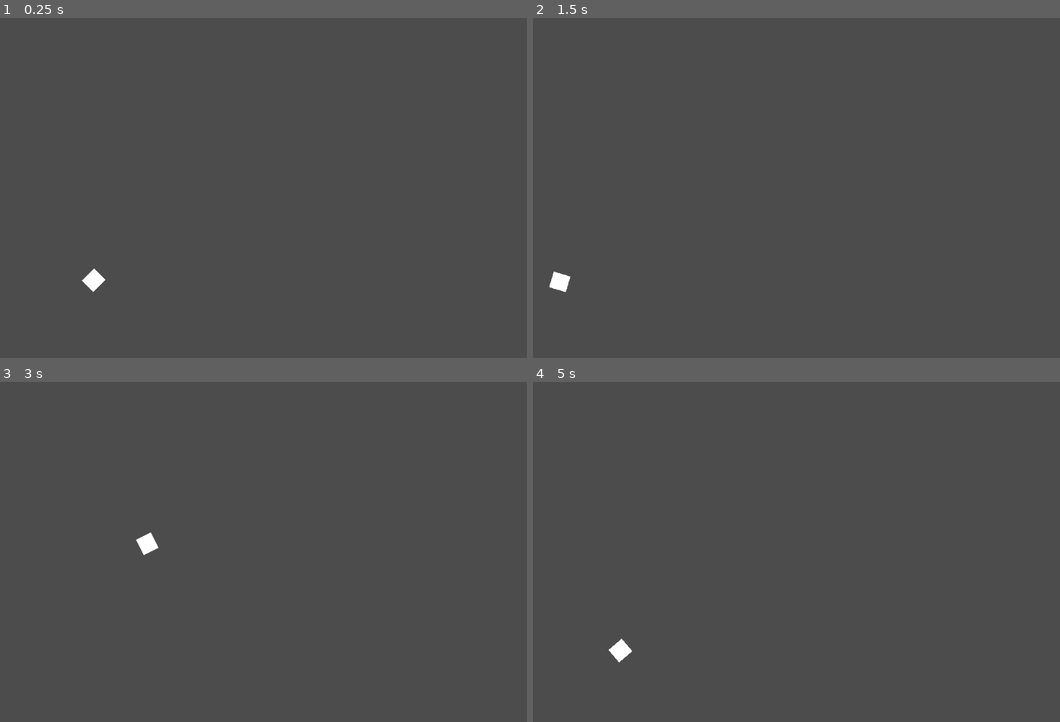
Above: before the commit, frames 1-4 (two rows, left to right).
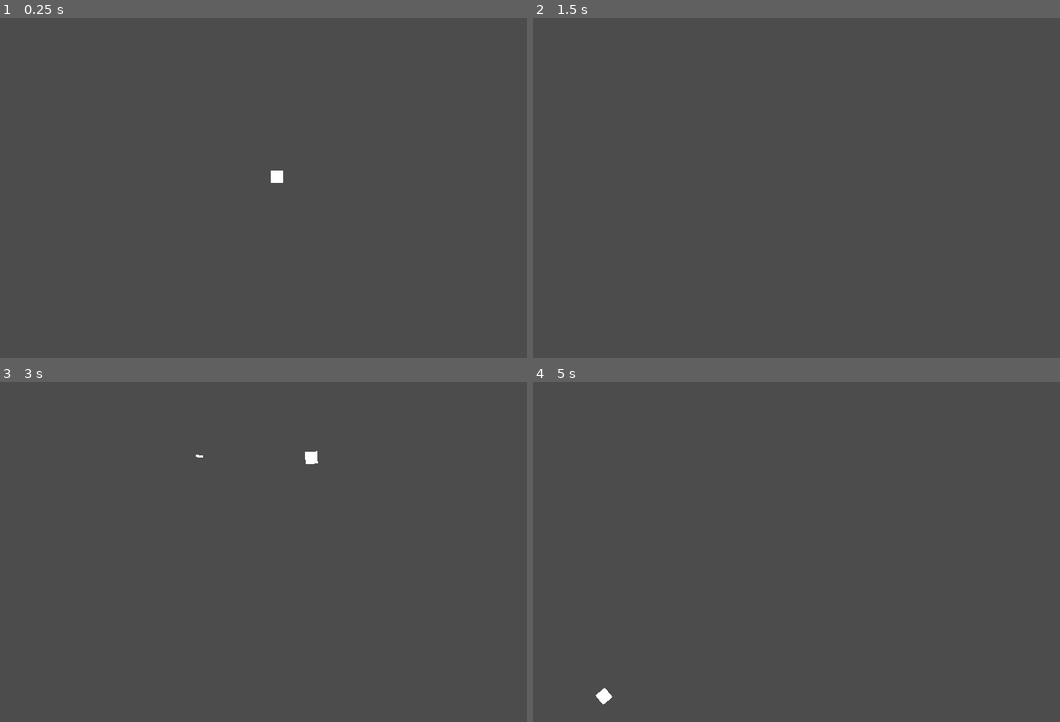
Above: after the commit, the same moments.

Repository: ezzeldien-farrag/shooterGame
Game: Godot game, scene res://pics/Game/Game.tscn
Same seed, same stepped clock (60 frames per second), same inputs: the game is played once before the commit and once after it. Before the commit the project starts from res://pics/World.tscn.
Inputs (mouse positions are in pixels of both pictures, inside the frame that each line leads up to):
- Up to frame 1 (0.25 s): no input
- Up to frame 2 (1.5 s): tap Enter at 0.5 s; move the mouse to (954, 171) at 0.52 s; hold D (right, bound only before the commit) 0.53-1.28 s; click (954, 171) at 0.6 s; move the mouse to (706, 205) at 1.27 s; hold S (down, bound only before the commit) from 1.28 s (still down); click (706, 205) at 1.35 s
- Up to frame 3 (3 s): move the mouse to (347, 477) at 2.02 s; release S (down, bound only before the commit) at 2.03 s; hold D (right, bound only before the commit) 2.03-2.78 s; click (347, 477) at 2.1 s; tap Space at 2.75 s; move the mouse to (263, 620) at 2.77 s; hold W (up, bound only before the commit) from 2.78 s (still down); click (263, 620) at 2.85 s
- Up to frame 4 (5 s): move the mouse to (996, 603) at 3.52 s; release W (up, bound only before the commit) at 3.53 s; hold A (left, bound only before the commit) from 3.53 s (still down); click (996, 603) at 3.6 s; move the mouse to (648, 501) at 4.27 s; click (648, 501) at 4.35 s

The runs differ from the first frame. In frame 1, 0.2% of the frame differs, in the area x 15-54%, y 44-81%; in frame 2, 0.2%; in frame 3, 0.3%, in the area x 25-61%, y 20-51%; in frame 4, 0.3%.

Commit message:
finalize shooter

Diff:
--- /dev/null
+++ b/pics/Game/Game.tscn
@@ -0,0 +1,22 @@
+[gd_scene load_steps=4 format=2]
+
+[ext_resource path="res://player.gd" type="Script" id=1]
+[ext_resource path="res://pics/bullet.jpg" type="Texture" id=2]
+
+[sub_resource type="RectangleShape2D" id=1]
+extents = Vector2( 533.333, 32 )
+
+[node name="Game" type="Node2D"]
+
+[node name="player" type="KinematicBody2D" parent="."]
+script = ExtResource( 1 )
+
+[node name="Sprite" type="Sprite" parent="player"]
+position = Vector2( 487, 280 )
+scale = Vector2( 0.02, 0.02 )
+texture = ExtResource( 2 )
+
+[node name="CollisionShape2D" type="CollisionShape2D" parent="player"]
+position = Vector2( 487, 280 )
+scale = Vector2( 0.02, 0.35 )
+shape = SubResource( 1 )
--- /dev/null
+++ b/pics/Game/bullet.tscn
@@ -0,0 +1,17 @@
+[gd_scene load_steps=3 format=2]
+
+[ext_resource path="res://pics/bullet.jpg" type="Texture" id=1]
+
+[sub_resource type="RectangleShape2D" id=1]
+
+[node name="bullet" type="RigidBody2D"]
+
+[node name="Sprite" type="Sprite" parent="."]
+position = Vector2( 490, 280 )
+scale = Vector2( 0.0124074, 0.0037037 )
+texture = ExtResource( 1 )
+
+[node name="CollisionShape2D" type="CollisionShape2D" parent="."]
+position = Vector2( 490, 280 )
+scale = Vector2( 0.7, 0.2 )
+shape = SubResource( 1 )
--- a/pics/Player.gd
+++ /dev/null
@@ -1,19 +0,0 @@
-extends KinematicBody2D
-
-var movespeed=500
-func _ready():
-	pass # Replace with function body.
-
-func _physics_process(delta):
-	var motion=Vector2()
-	if Input.is_action_pressed("up"):
-		motion.y -=1
-	if Input.is_action_pressed("down"):
-		motion.y +=1
-	if Input.is_action_pressed("right"):
-		motion.x +=1
-	if Input.is_action_pressed("left"):
-		motion.x -=1
-	motion = motion.normalized()
-	motion = move_and_slide(motion * movespeed)
-	look_at(get_global_mouse_position())
--- a/pics/World.tscn
+++ /dev/null
@@ -1,32 +0,0 @@
-[gd_scene load_steps=5 format=2]
-
-[ext_resource path="res://pics/bullet.jpg" type="Texture" id=1]
-[ext_resource path="res://pics/Player.gd" type="Script" id=2]
-
-[sub_resource type="RectangleShape2D" id=1]
-extents = Vector2( 16, 16.75 )
-
-[sub_resource type="RectangleShape2D" id=2]
-extents = Vector2( 16.5, 16.25 )
-
-[node name="World" type="Node2D"]
-
-[node name="Player" type="KinematicBody2D" parent="."]
-script = ExtResource( 2 )
-
-[node name="CollisionShape2D" type="CollisionShape2D" parent="Player"]
-position = Vector2( 443, 209.25 )
-shape = SubResource( 1 )
-
-[node name="Sprite" type="Sprite" parent="Player"]
-position = Vector2( 443.617, 210.75 )
-scale = Vector2( 0.0266348, 0.0282407 )
-texture = ExtResource( 1 )
-
-[node name="Area2D" type="Area2D" parent="Player"]
-
-[node name="CollisionShape2D" type="CollisionShape2D" parent="Player/Area2D"]
-position = Vector2( 444, 209.75 )
-shape = SubResource( 2 )
-disabled = true
-one_way_collision = true
--- /dev/null
+++ b/player.gd
@@ -0,0 +1,29 @@
+extends KinematicBody2D
+
+var movespeed=700
+var bullet_speed = 2000
+var bullet = preload("res://pics/Game/bullet.tscn")
+func _ready():
+	pass # Replace with function body.
+
+func _physics_process(delta):
+
+	var motion=Vector2()
+	if Input.is_action_pressed("move_up"):
+		motion.y -=1
+	if Input.is_action_pressed("move_down"):
+		motion.y +=1
+	if Input.is_action_pressed("move_right"):
+		motion.x +=1
+	if Input.is_action_pressed("move-left"):
+		motion.x -=1
+	motion = motion.normalized()
+	motion = move_and_slide(motion * movespeed)
+	look_at(get_global_mouse_position())
+
+	if Input.is_action_just_pressed("fire"):
+		var bullet_instance = bullet.instance()
+		bullet_instance.position = get_global_position()
+		bullet_instance.rotation_degrees=rotation_degrees
+		bullet_instance.apply_impulse(Vector2(),Vector2(bullet_speed,0).rotated(rotation))
+		get_tree().get_root().call_deferred("add_child",bullet_instance)
--- a/project.godot
+++ b/project.godot
@@ -11,8 +11,14 @@
 [application]
 
 config/name="Shooter Game"
-run/main_scene="res://pics/World.tscn"
+run/main_scene="res://pics/Game/Game.tscn"
 config/icon="res://icon.png"
+
+[display]
+
+mouse_cursor/tooltip_position_offset=Vector2( 0, 0 )
+window/stretch/mode="2d"
+window/stretch/aspect="keep"
 
 [gui]
 
@@ -20,24 +26,29 @@
 
 [input]
 
-up={
+move_up={
 "deadzone": 0.5,
 "events": [ Object(InputEventKey,"resource_local_to_scene":false,"resource_name":"","device":0,"alt":false,"shift":false,"control":false,"meta":false,"command":false,"pressed":false,"scancode":87,"physical_scancode":0,"unicode":0,"echo":false,"script":null)
  ]
 }
-down={
+move_down={
 "deadzone": 0.5,
 "events": [ Object(InputEventKey,"resource_local_to_scene":false,"resource_name":"","device":0,"alt":false,"shift":false,"control":false,"meta":false,"command":false,"pressed":false,"scancode":83,"physical_scancode":0,"unicode":0,"echo":false,"script":null)
  ]
 }
-right={
-"deadzone": 0.5,
+move_right={
+"deadzone": 1.0,
 "events": [ Object(InputEventKey,"resource_local_to_scene":false,"resource_name":"","device":0,"alt":false,"shift":false,"control":false,"meta":false,"command":false,"pressed":false,"scancode":68,"physical_scancode":0,"unicode":0,"echo":false,"script":null)
  ]
 }
-left={
+move-left={
 "deadzone": 0.5,
 "events": [ Object(InputEventKey,"resource_local_to_scene":false,"resource_name":"","device":0,"alt":false,"shift":false,"control":false,"meta":false,"command":false,"pressed":false,"scancode":65,"physical_scancode":0,"unicode":0,"echo":false,"script":null)
+ ]
+}
+fire={
+"deadzone": 0.5,
+"events": [ Object(InputEventMouseButton,"resource_local_to_scene":false,"resource_name":"","device":0,"alt":false,"shift":false,"control":false,"meta":false,"command":false,"button_mask":0,"position":Vector2( 0, 0 ),"global_position":Vector2( 0, 0 ),"factor":1.0,"button_index":1,"pressed":false,"doubleclick":false,"script":null)
  ]
 }
 
